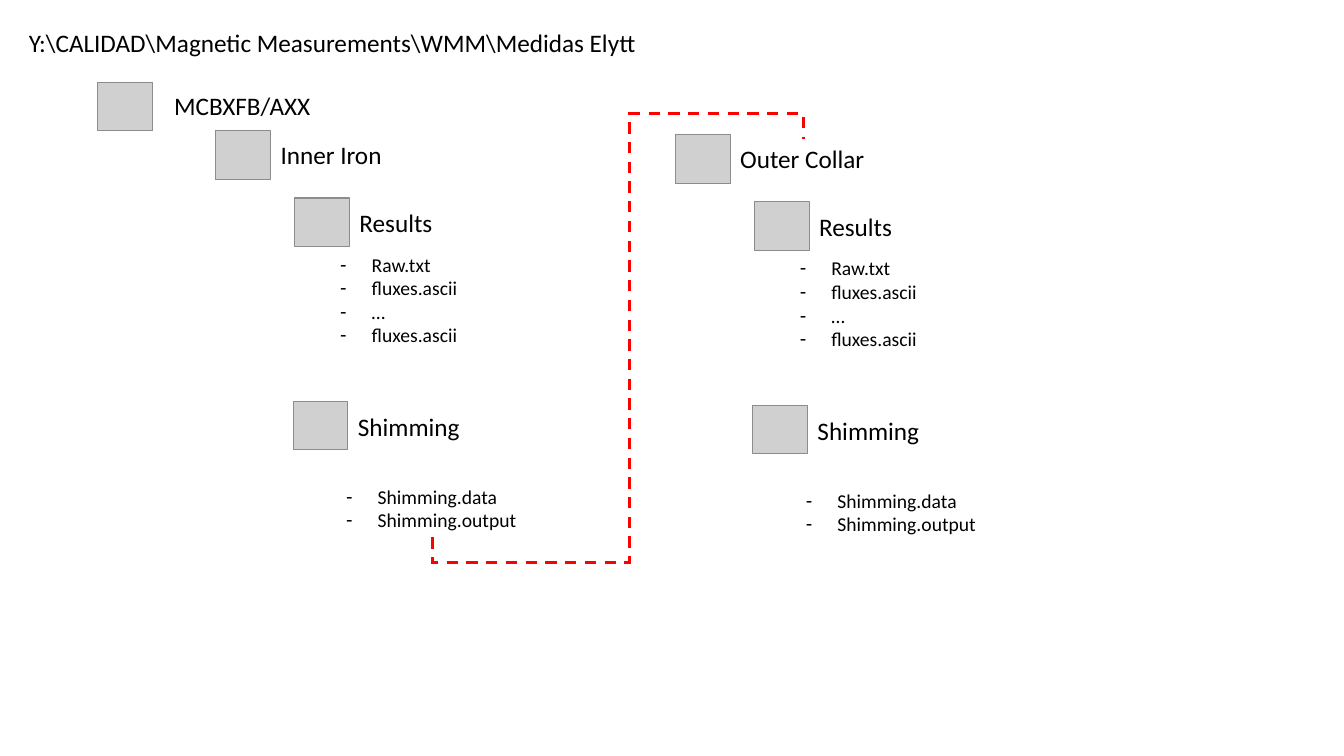
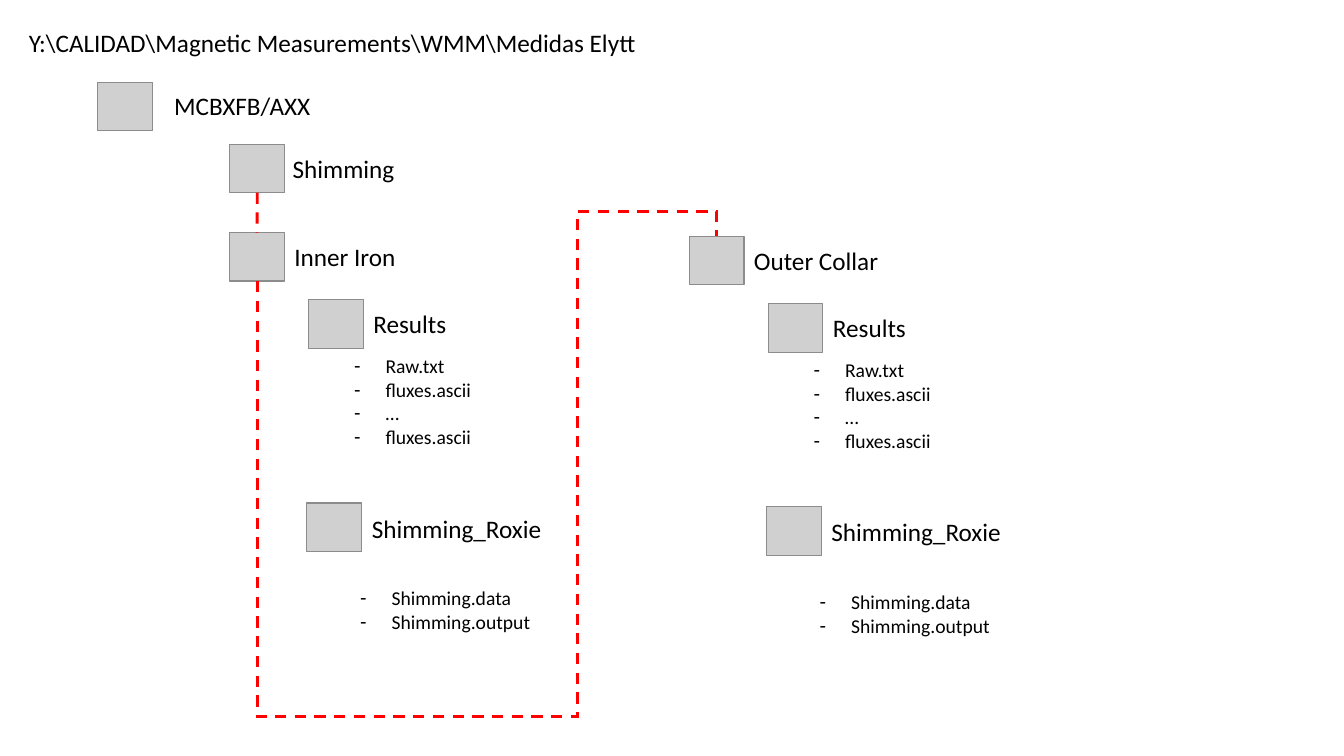
Before and after one commit to LuisAnGon/PyWMM, a slide deck: slide 2 of Esquema de ficheros PyWMM.pptx. Drawn at 1344x756 pixels with LibreOffice and Linux fonts; fonts in the diff are those of the drawing; grey boxes stand for pictures. Boxes give left, top, right and bottom in pixels: in the first picture for what was removed or moved away, otherwise in the second. Text is boxed around its words. In the diff, an @@ line names an element or a change of style, - is before the commit and + after.

```diff
--- a/Esquema de ficheros PyWMM.pptx
+++ b/Esquema de ficheros PyWMM.pptx
@@ picture added at [230, 144, 284, 193] @@
@@ text added at [293, 160, 395, 183], 18 pt, text #000000 @@
+Shimming
@@ line added from (257, 193) to (257, 233), #FF0000 2 pt dashed @@
@@ elbow line moved from (433, 537) - (804, 139) to (257, 281) - (717, 237) @@
@@ 8 texts, 6 pictures: place and size @@
-8 texts, 6 pictures at [216, 131, 976, 535]
+8 texts, 6 pictures at [230, 233, 990, 637]
@@ text at [372, 520, 541, 543]: text changed @@
-Shimming
+Shimming_Roxie
@@ text at [831, 523, 1000, 546]: text changed @@
-Shimming
+Shimming_Roxie
```
Also in this commit, not shown: 21 other files.
